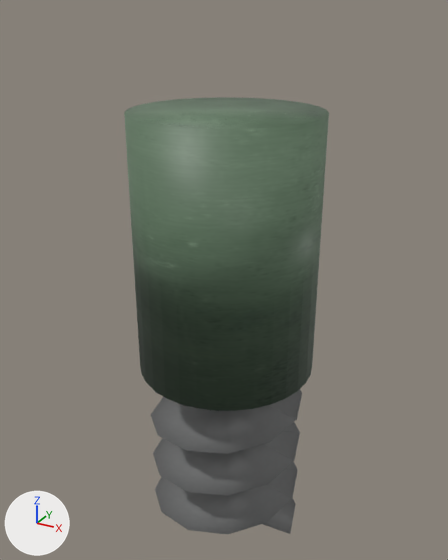
Renders of the Blender file Assets/homestead/models/drill.blend from each side of a commit.
Camera for both pictures: a 50 mm camera at (3.28, -6.02, 4.57) aimed at (-0.11, 0.14, 1.49). Arrows for +X, +Y and +Z are at lower left; the lights stay in place.

Objects in the first picture: 'Cylinder', 'screw'.
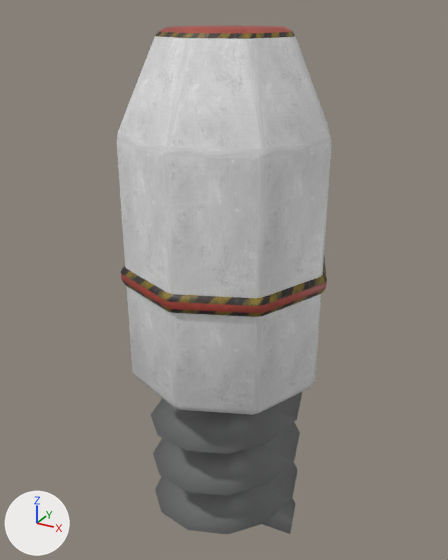
What differs and where, as boxes (x1, y1, x2, y2) in the pictures (448 x 560 px):
'barrel_roundtop', added: after (116, 26, 332, 415)
'Cylinder', hidden: before (124, 97, 329, 411)

The change, as a diff of the scene's bpy script:
```diff
--- a/Assets/homestead/models/drill.blend.py
+++ b/Assets/homestead/models/drill.blend.py
@@ me_barrel_roundtop @@
+me_barrel_roundtop.from_pydata(...)  # 274 vertices, 256 faces; spans x -29.9..29.9, y -29.9..29.9, z -37.3..59.1
+me_barrel_roundtop.materials.append(mat_gas_diffuse_jpg)  # picture img_gas_diffuse_jpg
@@ ob_cylinder @@
 ob_cylinder.scale = (1.09, 1.09, 1.09)
+ob_cylinder.hide_viewport = True
@@ ob_barrel_roundtop @@
+ob_barrel_roundtop = bpy.data.objects.new('barrel_roundtop', me_barrel_roundtop)
+ob_barrel_roundtop.location = (0.0, 0.0, 1.92)
+ob_barrel_roundtop.scale = (0.0417, 0.0417, 0.0417)
```
